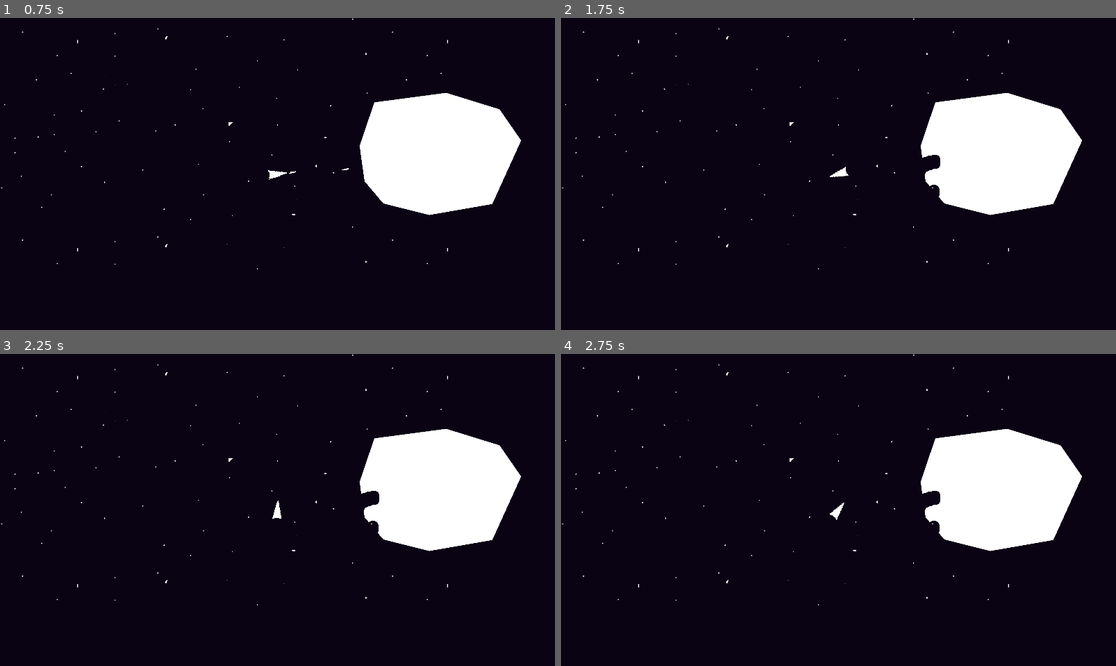
Above: before the commit, frames 1-4 (two rows, left to right).
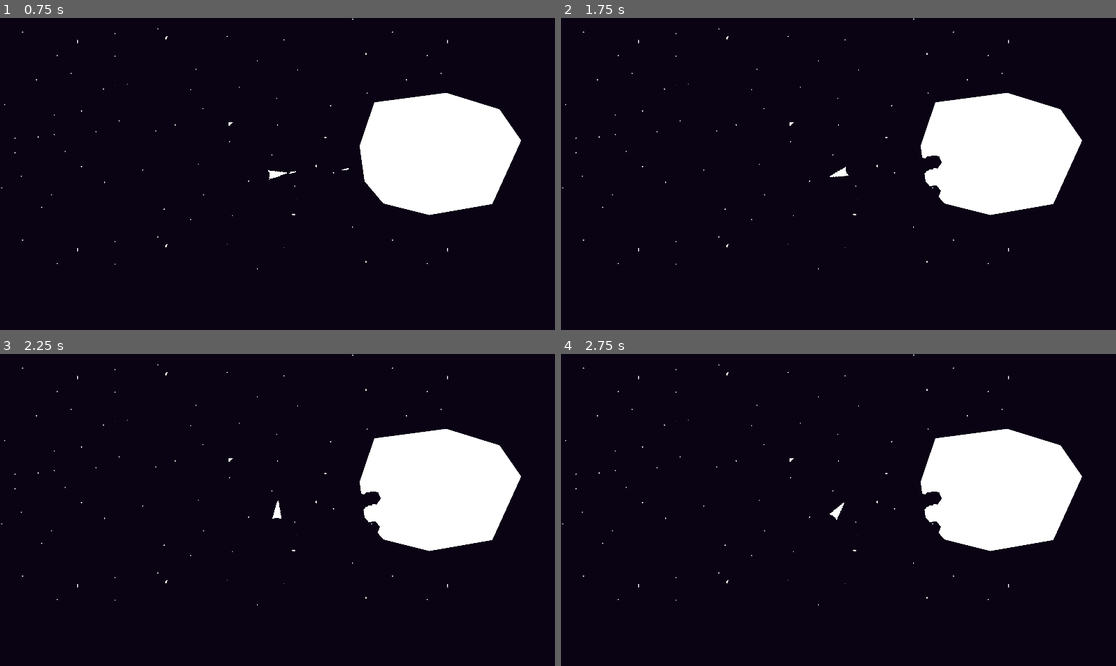
Above: after the commit, the same moments.

Repository: BloopHD/IntoTheVoid
Game: Godot game, scene res://scenes/world/world.tscn
Two runs of this game, one before a commit and one after it. Both use one fixed random seed, a clock stepped at 60 frames per second and the inputs below.
Inputs (mouse positions are in pixels of both pictures, inside the frame that each line leads up to):
- Up to frame 1 (0.75 s): move the mouse to (399, 158) at 0.52 s; hold D (right) from 0.53 s (still down); hold Space (fire_laser) from 0.53 s (still down)
- Up to frame 2 (1.75 s): move the mouse to (727, 189) at 1.27 s; release D (right) at 1.28 s; release Space (fire_laser) at 1.28 s; hold S (down) from 1.28 s (still down); click (727, 189) at 1.35 s
- Up to frame 3 (2.25 s): move the mouse to (333, 441) at 2.02 s; release S (down) at 2.03 s; hold D (right) from 2.03 s (still down); hold Right mouse button (secondary action) from 2.03 s (still down)
- Up to frame 4 (2.75 s): keep holding D (right); keep holding Right mouse button (secondary action)

Frame 1 is identical in both runs. In frame 2, less than 0.1% of the frame differs, in the area x 65-69%, y 43-58%; in frame 3, less than 0.1%; in frame 4, less than 0.1%.

Commit message:
Explosion
Added explosion creation function tp allow a bit of a random size/shape of an explosion. This will replace the destruction area that the laser was sending.

Diff:
--- a/scenes/asteroid/asteroid.gd
+++ b/scenes/asteroid/asteroid.gd
@@ -85,15 +85,12 @@
 	# print("---------------")
 
 
-	var test: Polygon2D = localize(destruction_area, transformed_projectile_position)
-
-	print(destruction_area.polygon)
-	print(test.polygon)
-
-
+	# var test: Polygon2D = localize(destruction_area, transformed_projectile_position)
+
+	var explosion: PackedVector2Array = create_explosion_area(transformed_projectile_position, 6, 25, destruction_area.global_rotation)
 
 	# destruction_area.position = transform.basis_xform_inv(destruction_area.global_position - global_position)
-	var new_asteroids: Array[PackedVector2Array] = Geometry2D.clip_polygons($Polygon2D.polygon, test.polygon)
+	var new_asteroids: Array[PackedVector2Array] = Geometry2D.clip_polygons($Polygon2D.polygon, explosion)
 
 	# print($Polygon2D.polygon)
 	# print(new_asteroids[0])
@@ -125,6 +122,26 @@
 			$CollisionPolygon2D.set_deferred("polygon", new_asteroids[i])
 
 
+func create_explosion_area(destination, sides, radious = 1, _rotation = 0) -> PackedVector2Array:
+
+	var explosion_points: Array[Vector2] = []
+
+	var segment = PI * 2 / sides
+
+	for i in sides:
+		var point: Vector2 = Vector2(
+			sin(segment * i + _rotation) * radious,
+			cos(segment * i + _rotation) * radious
+		)
+
+		explosion_points.append(point + destination)
+
+	return explosion_points
+
+
+
+
+
 func localize(destruction_area, new_transform: Vector2 ) -> Polygon2D:
 
 	var offset_poly = Polygon2D.new()
@@ -132,21 +149,25 @@
 
 	var new_poly_points: Array[Vector2] = []
 
-	var dest_area_rotation: float = destruction_area.global_rotation
-	print((dest_area_rotation))
+	var dest_area_rotation: float = destruction_area.rotation
+
+	var localized_position: Vector2 = (destruction_area.position + new_transform)
 
 	for point in destruction_area.polygon:
 
 		# Localize the polygons point.
-		var localized_position: Vector2 = (point + new_transform)
+		# var localized_position: Vector2 = (destruction_area.global_position + new_transform)
 
 		# var rotated_position: Vector2 = Vector2()
 		# rotated_position.x = (point.x * cos(dest_area_rotation)) - (point.y * sin(dest_area_rotation))
 		# rotated_position.y = (point.y * cos(dest_area_rotation)) + (point.x * sin(dest_area_rotation))
 
-		new_poly_points.append(localized_position)
+		new_poly_points.append(localized_position + point)
 
 	offset_poly.polygon = PackedVector2Array(new_poly_points)
+
+	offset_poly.rotation = dest_area_rotation
+
 
 	return offset_poly
 
